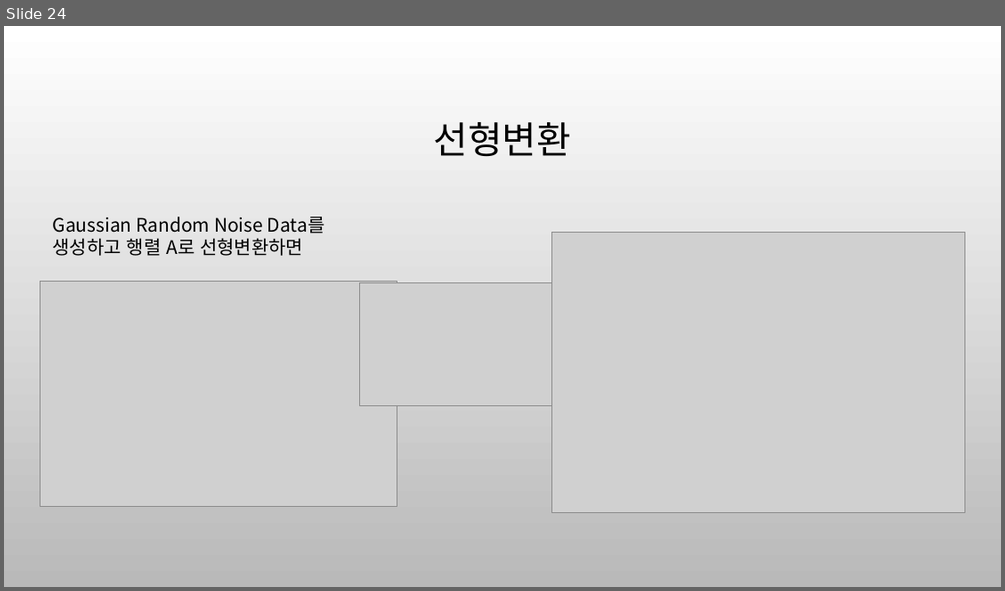
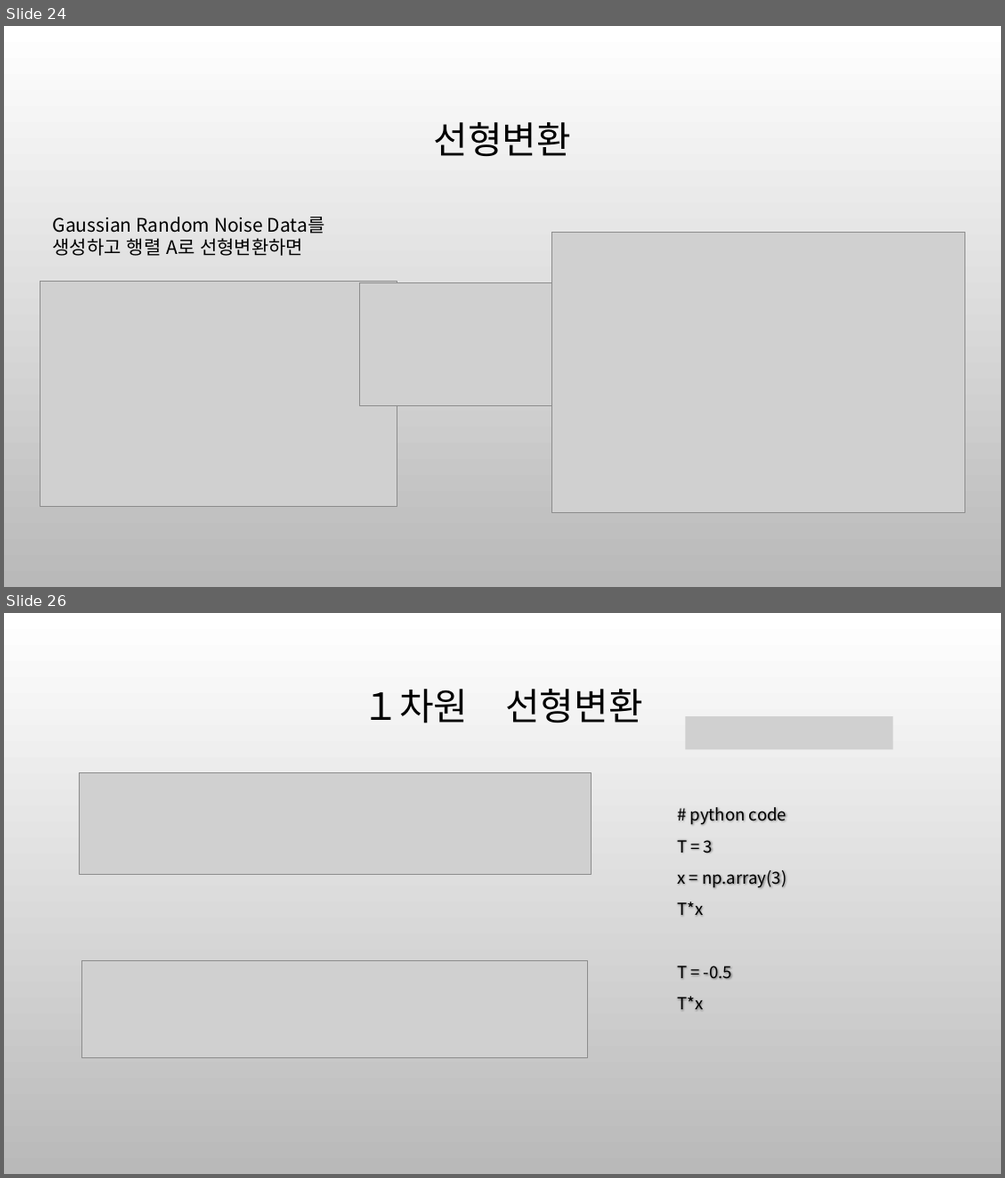
Before and after one commit to ancestor9/mathematics-for-machine-learning, a slide deck: 6_Matrix_vectors.pptx. Shown one above the other, each under a label of ours: slide 24 before the commit, slides 24 and 26 after it; the slides between them are not shown. The pictures are 1005x591 and 1005x1178 pixels, drawn with LibreOffice and Linux fonts; fonts in the diff are those of the drawing; grey boxes stand for pictures; background and template pictures are left out. Boxes give left, top, right and bottom in pixels: in the first picture for what was removed or moved away, otherwise in the second. Text is boxed around its words. In the diff, an @@ line names an element or a change of style, - is before the commit and + after.

```diff
--- a/6_Matrix_vectors.pptx
+++ b/6_Matrix_vectors.pptx
@@ slide 26 added at <box>4,613,1001,1174</box>, background picture (left out) @@
@@ title added at <box>362,689,643,723</box>, 36 pt, text #000000 @@
+１차원 선형변환
@@ picture added at <box>685,716,893,749</box> @@
@@ picture added at <box>79,773,591,874</box> @@
@@ text added at <box>677,807,786,1010</box>, 16 pt, text #000000 @@
+# python code
+T = 3
+x = np.array(3)
+T*x
+T = -0.5
+T*x
@@ picture added at <box>81,960,588,1057</box> @@
```
Also in this commit, not shown: 3 slides changed, 5 other slides added, 4 slides removed, 1 other file.
